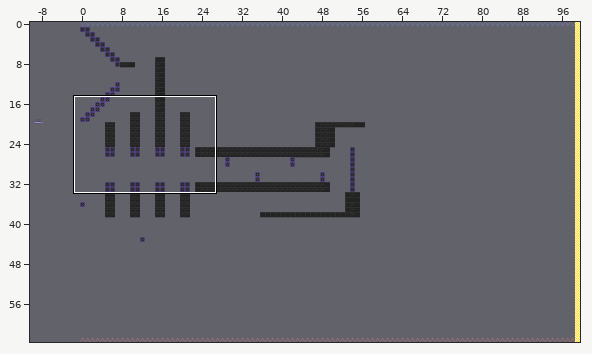
Tiled map: project_4/map3.tmx. The picture above shows the old version from afar; the outline marks the close-up.
Close-up. First the earlier version:
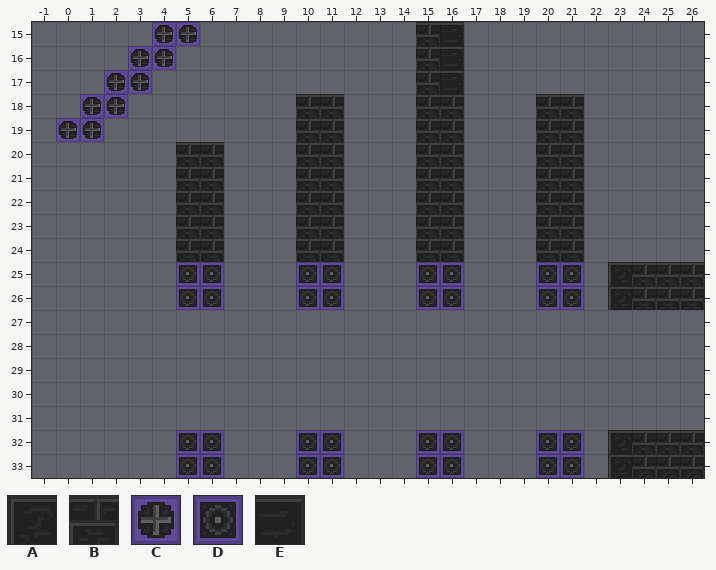
Cells are 16x16 px. Shown: x -1..26, y 15..33. The commit also changed other parts of the map, which this record leaves out. The old version is drawn lined up with the new one.
Key: from "tileset1": A 0, B 1, C 2, D 3, E 6.
_ is an empty cell.
Objects are placed by their top-left corner, in cells (3,4 is the top-left corner of cell 3,4); size is 1x1 cell unless given.
Layer "map" before, first column x -1:
15 _____CC_________BE__________
16 ____CC__________BE__________
17 ___CC___________BE__________
18 __CC_______BB___BB___BB_____
19 _CC________BB___BB___BB_____
20 ______BB___BB___BB___BB_____
21 ______BB___BB___BB___BB_____
22 ______BB___BB___BB___BB_____
23 ______BB___BB___BB___BB_____
24 ______BB___BB___BB___BB_____
25 ______DD___DD___DD___DD_ABBB
26 ______DD___DD___DD___DD_ABBB
27 ____________________________
28 ____________________________
29 ____________________________
30 ____________________________
31 ____________________________
32 ______DD___DD___DD___DD_ABBB
33 ______DD___DD___DD___DD_ABBB
Now the later version:
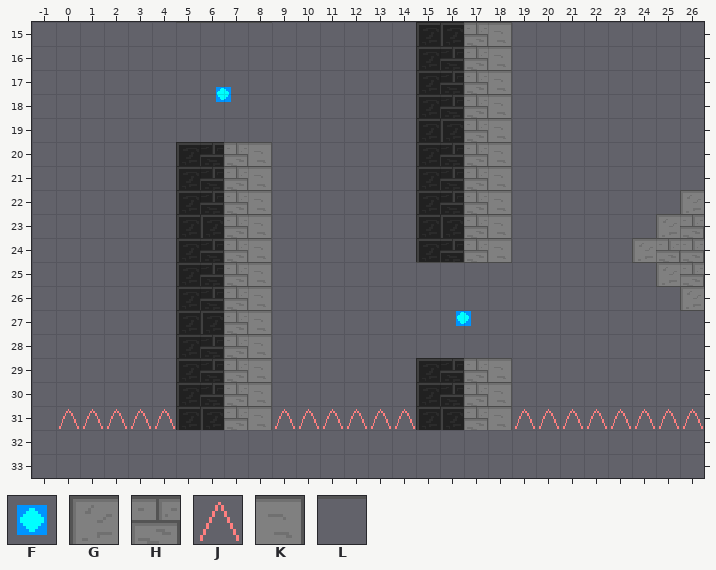
Further tiles: from "point": F 0; from "tileset1": G 4, H 5, J 8, K 10, L 11.
Change:
Changed rows in their new state; . is an unchanged cell.
map size 100x64 -> 100x32 cells
Layer "map":
first column x 0:
15 ...._LLLL......AAHK........
16 ...__..........ABHK........
17 ..__...........ABHK........
18 .__.......__...A.HK.__.....
19 __........__...AAHK.__.....
20 .....A.HK.__...A.HK.__.....
21 .....A.HK.__...A.HK.__.....
22 .....A.HK.__...A.HK.__....G
23 .....AAHK.__...AAHK.__...GH
24 .....A.HK.__...A.HK.__..GHH
25 .....ABHK.__...LLLL.__._LGH
26 .....ABHK.__...__...__.__LG
27 .....AAHK.................L
28 .....ABHK..................
29 .....ABHK......ABHK........
30 .....ABHK......ABHK........
31 JJJJJAAHKJJJJJJAAHKJJJJJJJJ
32 .....__...__...__...__.____
33 .....__...__...__...__.____
Layer "objects":
added: F "point" at 6.5,17.5
added: F "point" at 16.5,26.8
